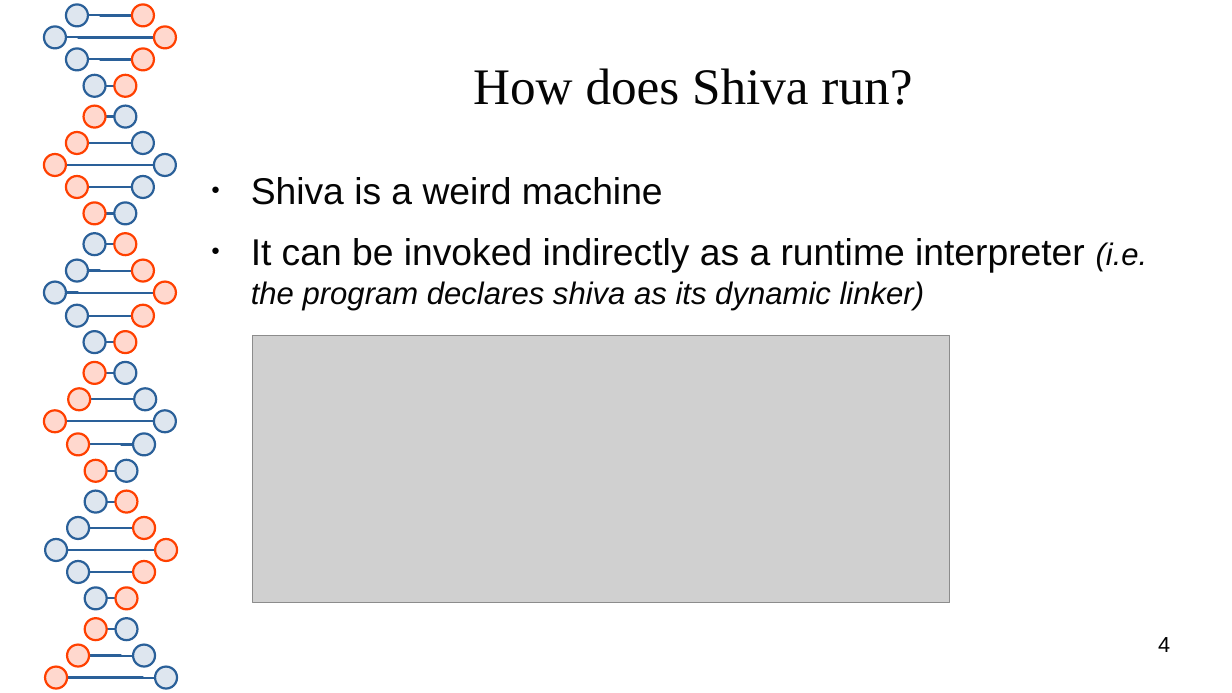
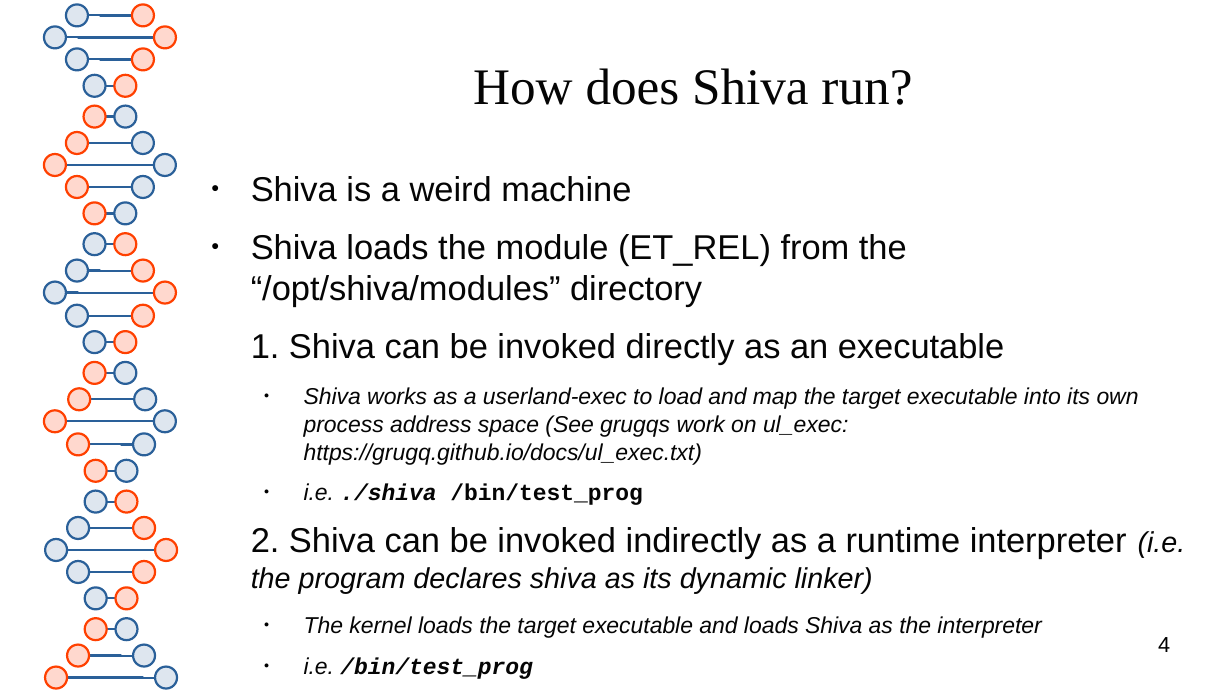
Before and after one commit to advanced-microcode-patching/shiva, a slide deck: slide 4 of presentation/shiva_runtime.odp. Drawn at 1232x693 pixels with LibreOffice and Linux fonts; fonts in the diff are those of the drawing; grey boxes stand for pictures. Boxes give left, top, right and bottom in pixels: in the first picture for what was removed or moved away, otherwise in the second. Text is boxed around its words. In the diff, an @@ line names an element or a change of style, - is before the commit and + after.

Commit message:
added presentation

```diff
--- a/presentation/shiva_runtime.odp
+++ b/presentation/shiva_runtime.odp
@@ text at (x1=251, y1=176, x2=631, y2=202): size 24 to 22.2 pt in "Shiva is a weird machine" @@
@@ text at (x1=251, y1=234, x2=1186, y2=638): text changed; size 20 to 14.8 pt @@
-● It can be invoked indirectly as a runtime interpreter (i.e. the program declares shiva as its dynamic linker)
+● Shiva loads the module (ET_REL) from the “/opt/shiva/modules” directory
+1. Shiva can be invoked directly as an executable
+  ● Shiva works as a userland-exec to load and map the target executable into its own process address space (See grugqs work on ul_exec: https://grugq.github.io/docs/ul_exec.txt)
+  ● i.e. ./shiva /bin/test_prog
+2. Shiva can be invoked indirectly as a runtime interpreter (i.e. the program declares shiva as its dynamic linker)
+  ● The kernel loads the target executable and loads Shiva as the interpreter
+  ● i.e. /bin/test_prog
@@ picture removed at (x1=253, y1=335, x2=950, y2=604) @@
```
Also in this commit, not shown: 2 slides added, 3 other files.
